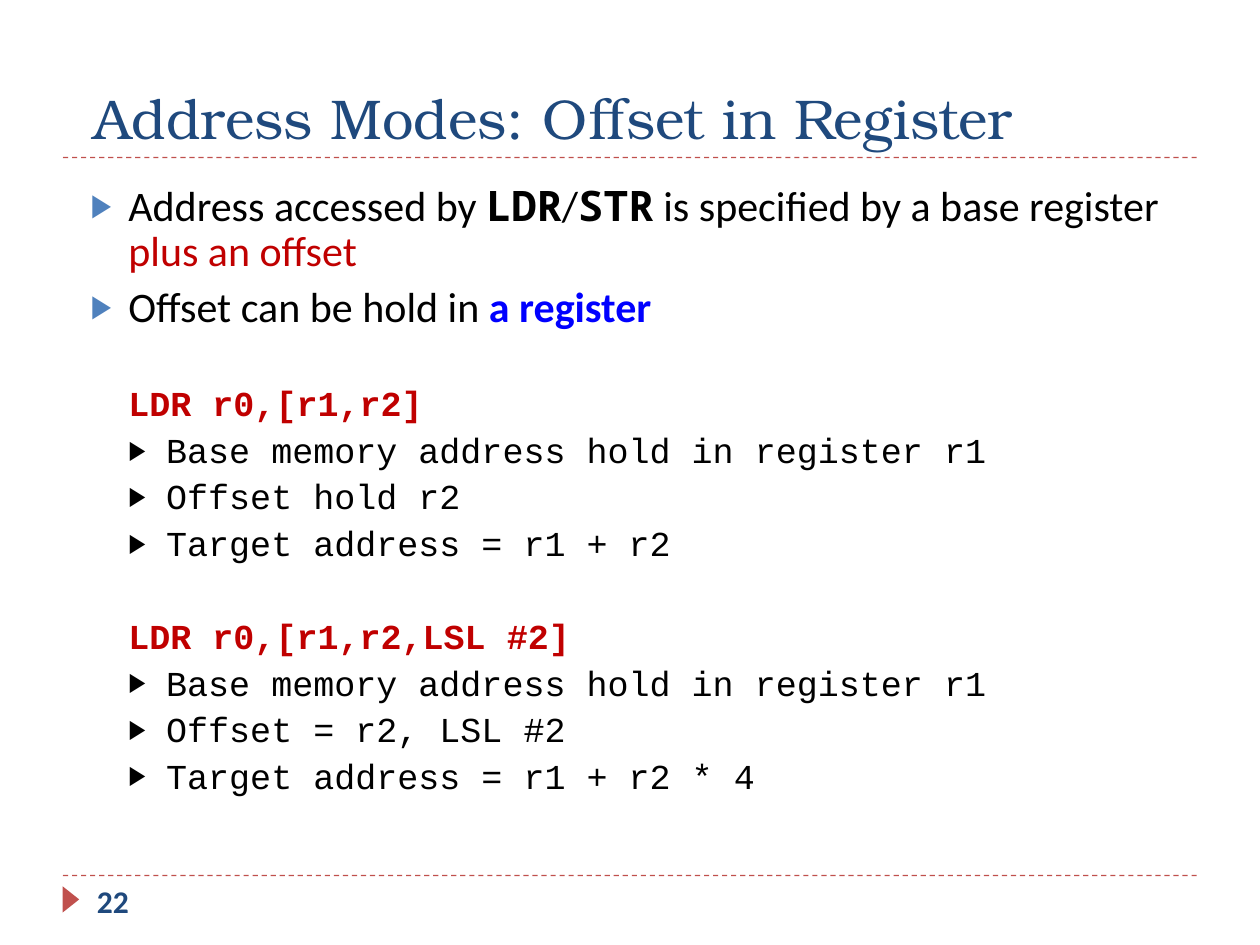
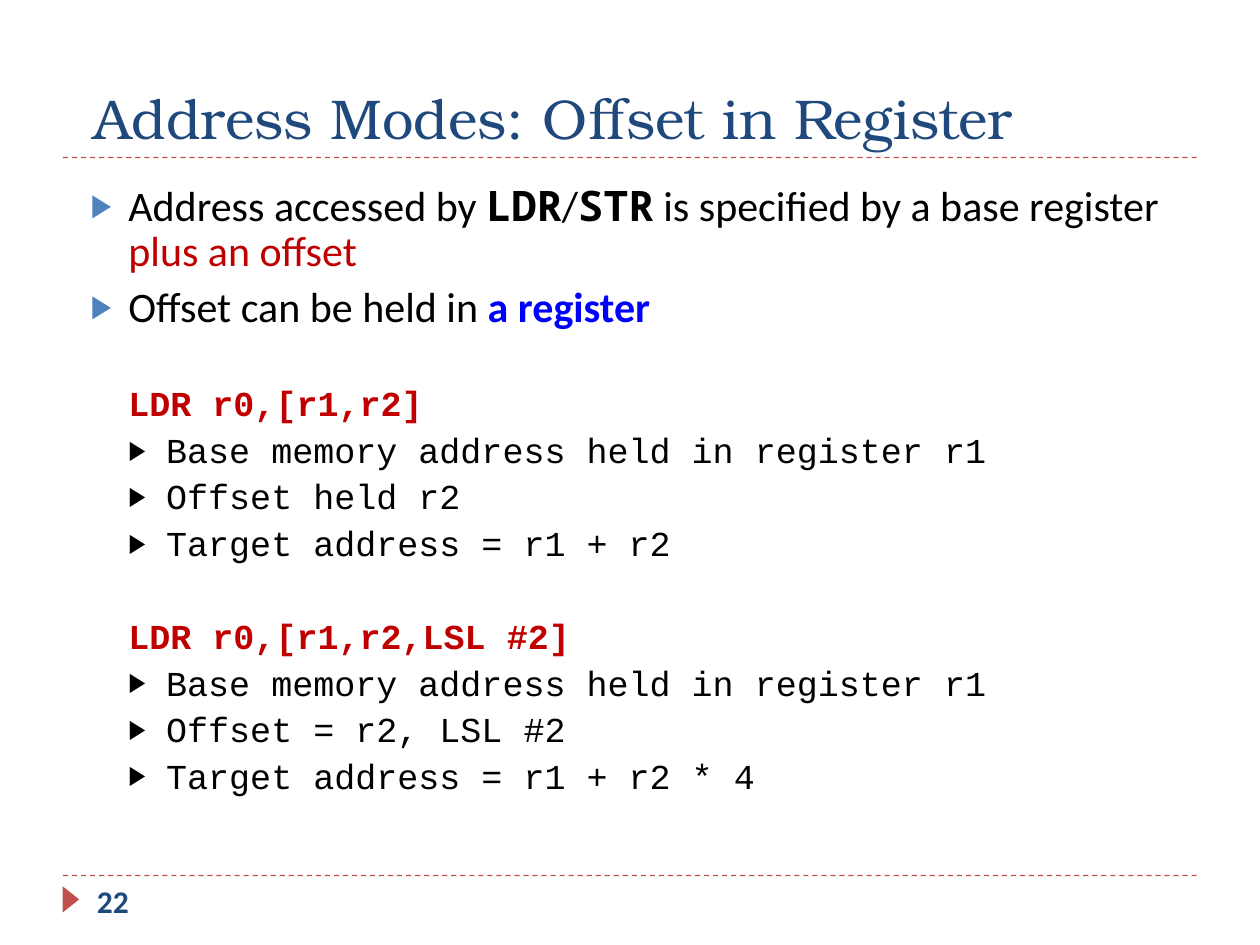
Before and after one commit to guhofstra/CSC111Sp26, a slide deck: slide 22 of PPTs/Ch5_ARM_Load_Store.pptx. Drawn at 1260x945 pixels with LibreOffice and Linux fonts; fonts in the diff are those of the drawing. Boxes give left, top, right and bottom in pixels: in the first picture for what was removed or moved away, otherwise in the second. Text is boxed around its words. In the diff, an @@ line names an element or a change of style, - is before the commit and + after.

```diff
--- a/PPTs/Ch5_ARM_Load_Store.pptx
+++ b/PPTs/Ch5_ARM_Load_Store.pptx
@@ text at [128,292,650,329]: text changed @@
-▶ Offset can be hold in a register
+▶ Offset can be held in a register
@@ text at [166,438,986,510]: text changed @@
-  ▶ Base memory address hold in register r1
-  ▶ Offset hold r2
+  ▶ Base memory address held in register r1
+  ▶ Offset held r2
@@ text at [166,671,986,704]: text changed @@
-  ▶ Base memory address hold in register r1
+  ▶ Base memory address held in register r1
```
Also in this commit, not shown: 10 other slides changed, 1 other file.
